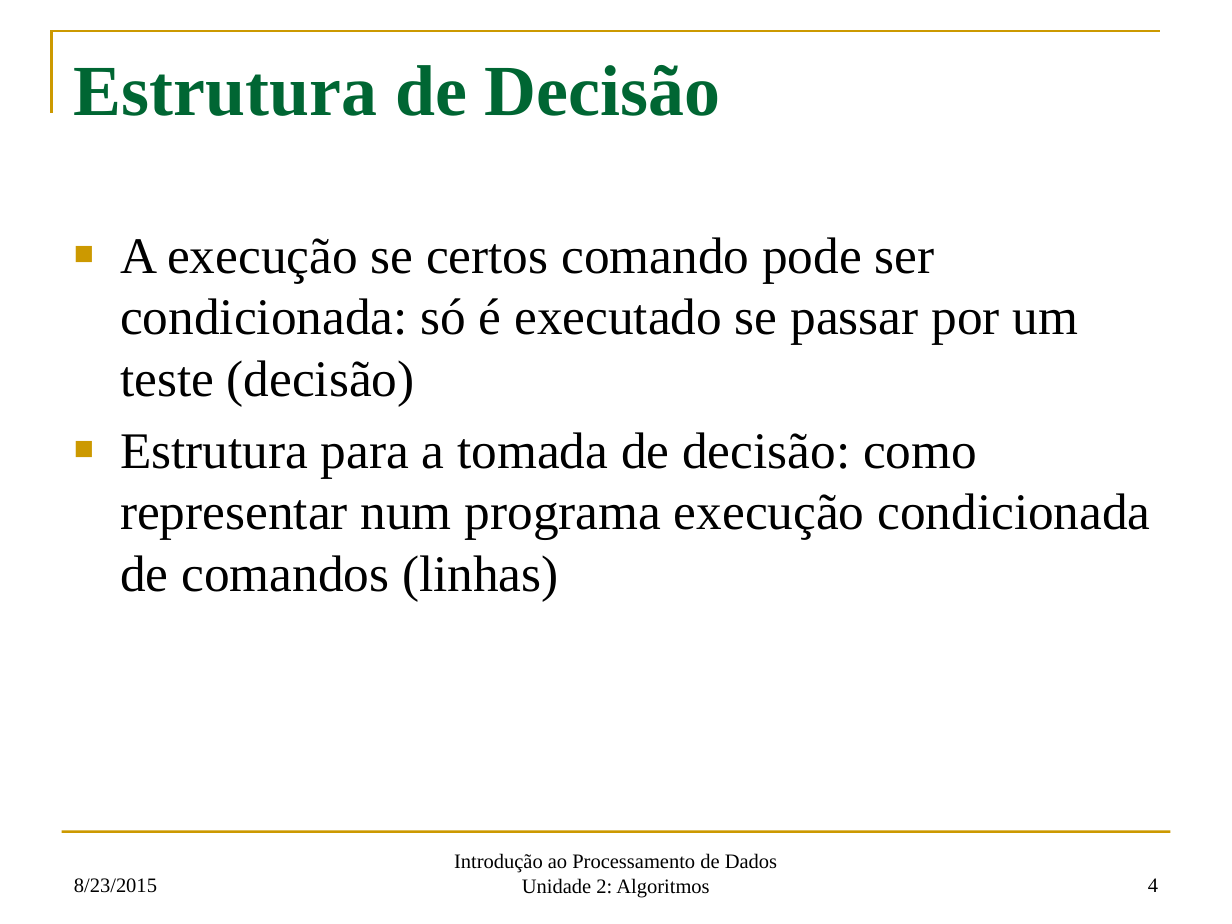
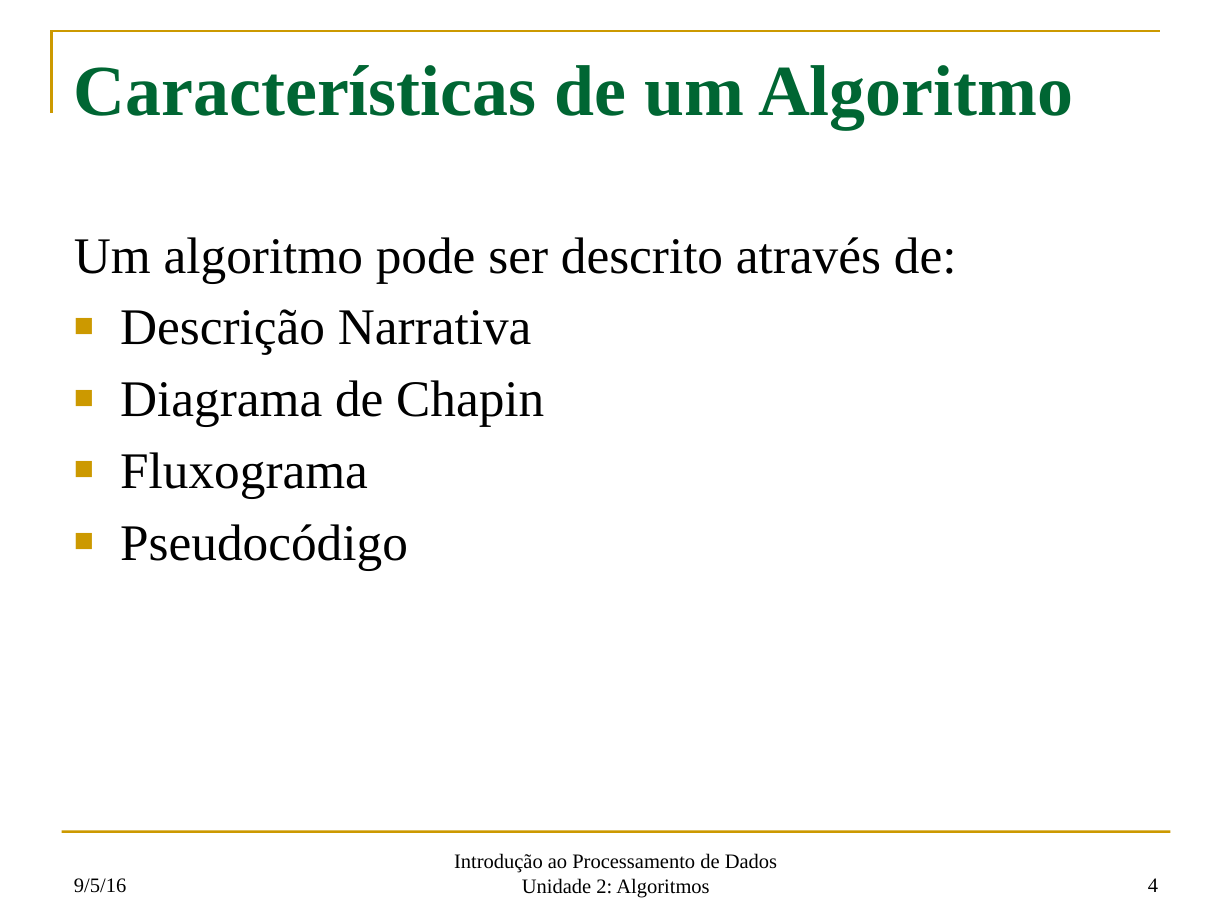
Before and after one commit to fsantanna-uerj/IPD, a slide deck: slide 4 of oficial/ipd-02.pptx. Drawn at 1232x924 pixels with LibreOffice and Linux fonts; fonts in the diff are those of the drawing. Boxes give left, top, right and bottom in pixels: in the first picture for what was removed or moved away, otherwise in the second. Text is boxed around its words. In the diff, an @@ line names an element or a change of style, - is before the commit and + after.

```diff
--- a/oficial/ipd-02.pptx
+++ b/oficial/ipd-02.pptx
@@ title at bbox=[74, 65, 1073, 129]: text changed @@
-Estrutura de Decisão
+Características de um Algoritmo
@@ text at bbox=[74, 237, 957, 571]: text changed @@
-■ A execução se certos comando pode ser condicionada: só é executado se passar por um teste (decisão)
-■ Estrutura para a tomada de decisão: como representar num programa execução condicionada de comandos (linhas)
+Um algoritmo pode ser descrito através de:
+■ Descrição Narrativa
+■ Diagrama de Chapin
+■ Fluxograma
+■ Pseudocódigo
@@ text at bbox=[74, 878, 126, 893]: text changed @@
-8/23/2015
+9/5/16
```
Also in this commit, not shown: 7 other slides changed, 38 slides added, 14 slides removed, 5 other files.
